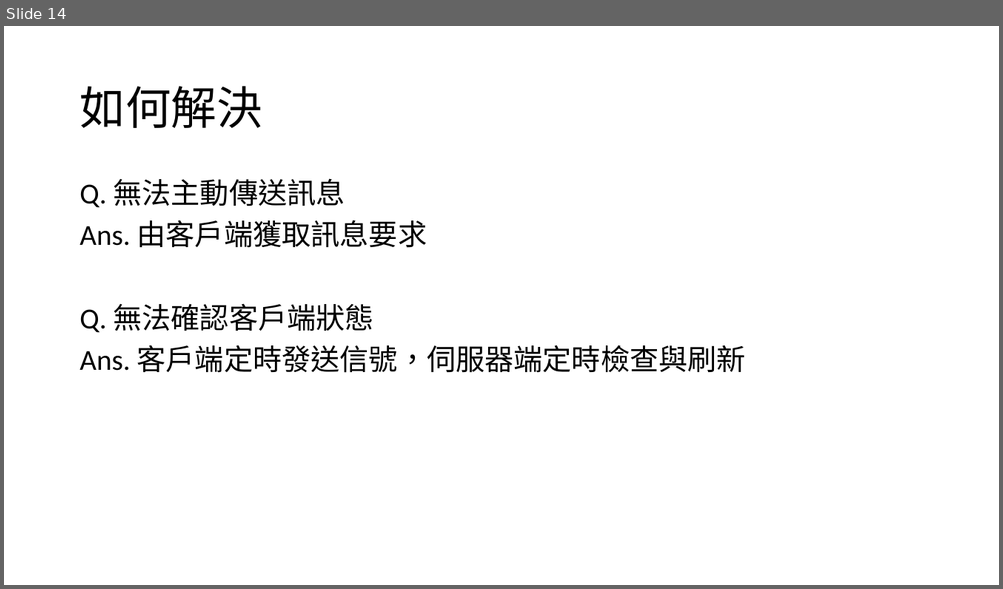
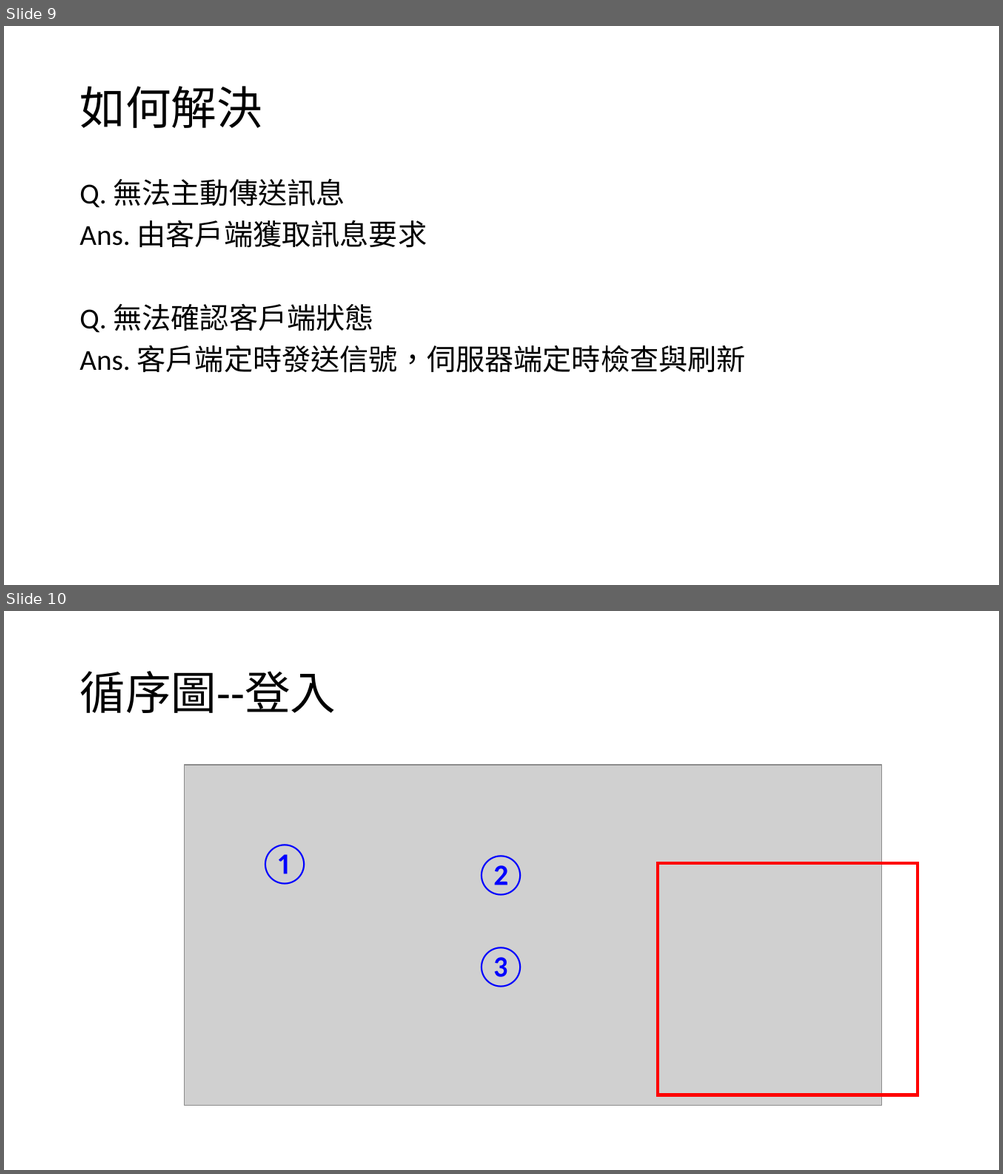
Before and after one commit to Joe-lin-ezra/BattleShip, a slide deck: doc/網路程式設計報告.pptx. Shown one above the other, each under a label of ours: slide 14 before the commit, slides 9 and 10 after it. The pictures are 1003x589 and 1003x1174 pixels, drawn with LibreOffice and Linux fonts; fonts in the diff are those of the drawing; grey boxes stand for pictures. Boxes give left, top, right and bottom in pixels: in the first picture for what was removed or moved away, otherwise in the second. Text is boxed around its words. In the diff, an @@ line names an element or a change of style, - is before the commit and + after.

```diff
--- a/doc/網路程式設計報告.pptx
+++ b/doc/網路程式設計報告.pptx
@@ slide 10 added at box(4, 611, 999, 1170), background #FFFFFF @@
@@ title added at box(79, 671, 336, 713), 44 pt, text #000000 @@
+循序圖--登入
@@ picture added at box(185, 765, 882, 1105) @@
@@ text added at box(258, 844, 313, 885), 40 pt, text #0000FF @@
+①
@@ text added at box(473, 855, 528, 896), 40 pt, text #0000FF @@
+②
@@ rectangle added at box(657, 863, 917, 1095), outline #FF0000 3 pt @@
@@ text added at box(473, 947, 528, 988), 40 pt, text #0000FF @@
+③
@@ what was slide 14 is now slide 9 @@
```
Also in this commit, not shown: 5 slides changed, 4 other slides added, 7 slides removed.
